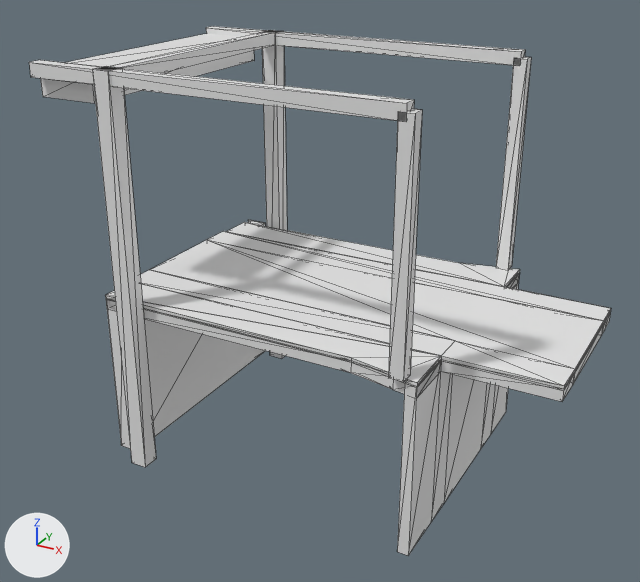
One commit to the glTF model models/vlissingen/vlissingen-keersluisbrug/vlissingen-keersluisbrug.glb: the scene before it, then after it.
Rendered twice from a 50 mm camera at (23.7, -48.9, 25.8) aimed at (-2.4, -1.3, 2.0). Lighting does not change. The marker at lower left points along +X, +Y and +Z. The first picture is the older version. Mesh edges are drawn as thin lines.

The scene before the commit, as lines of its bpy script (objects in view):
```python
ob_building_balans = bpy.data.objects.new('building:balans', me_balans)
ob_building_balans.location = (0.0, 0.0, 0.0)
ob_building_balans_2 = bpy.data.objects.new('building:balans 2', me_balans_2)
ob_building_balans_2.location = (0.0, 0.0, 0.0)
ob_building_contragewicht = bpy.data.objects.new('building:contragewicht', me_contragewicht)
ob_building_contragewicht.location = (0.0, 0.0, 0.0)
ob_building_hamei = bpy.data.objects.new('building:hamei', me_hamei)
ob_building_hamei.location = (0.0, 0.0, 0.0)
ob_building_hamei_2 = bpy.data.objects.new('building:hamei 2', me_hamei_2)
ob_building_hamei_2.location = (0.0, 0.0, 0.0)
ob_building_hangstang = bpy.data.objects.new('building:hangstang', me_hangstang)
ob_building_hangstang.location = (0.0, 0.0, 0.0)
ob_building_hangstang_2 = bpy.data.objects.new('building:hangstang 2', me_hangstang_2)
ob_building_hangstang_2.location = (0.0, 0.0, 0.0)
ob_building_portaal = bpy.data.objects.new('building:portaal', me_portaal)
ob_building_portaal.location = (0.0, 0.0, 0.0)
ob_road_fietspad_2 = bpy.data.objects.new('road:fietspad 2', me_fietspad_2)
ob_road_fietspad_2.location = (0.0, 0.0, 0.0)
# also in view: 'road:dek' at (11.5, 0.0, 1.2); 'road:rijbaan lokale weg' at (0.0, 0.0, 1.6); 'road:dek 2' at (-3.6, 0.0, 1.2); 'road:landhoofd 2' at (7.6, 0.0, -4.2); 'road:voetpad' at (-3.4, -7.5, 1.6)
```
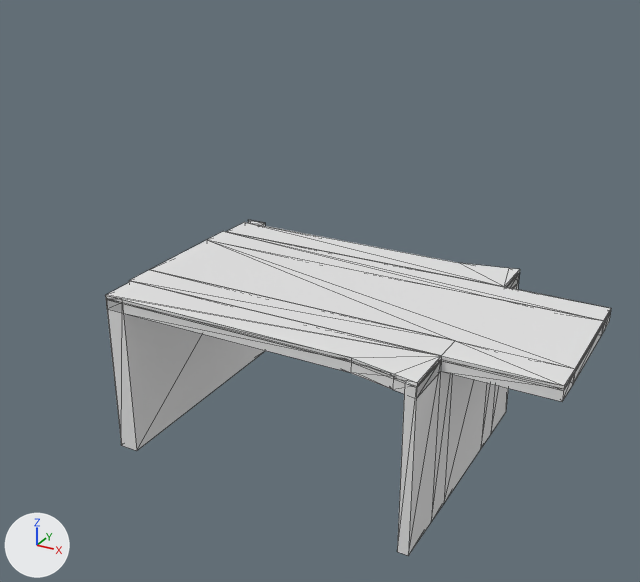
What the commit changed:
Object 'building:hamei' (ob_building_hamei) is deleted.
Object 'building:hamei 2' (ob_building_hamei_2) is deleted.
Object 'building:portaal' (ob_building_portaal) is deleted.
Object 'building:balans' (ob_building_balans) is deleted.
Object 'building:hangstang' (ob_building_hangstang) is deleted.
Object 'building:balans 2' (ob_building_balans_2) is deleted.
Object 'building:hangstang 2' (ob_building_hangstang_2) is deleted.
Object 'building:contragewicht' (ob_building_contragewicht) is deleted.

What differs and where, as boxes [x1, y1, x2, y2] in the pictures (640 x 582 px):
'building:hamei 2', deleted: before [92, 66, 156, 467]
'building:balans 2', deleted: before [29, 60, 414, 121]
'building:hangstang 2', deleted: before [388, 109, 422, 382]
'building:balans', deleted: before [206, 26, 525, 66]
'building:hangstang', deleted: before [496, 57, 531, 271]
'building:contragewicht', deleted: before [40, 34, 254, 103]
'building:hamei', deleted: before [262, 30, 287, 358]
'building:portaal', deleted: before [104, 31, 275, 73]
